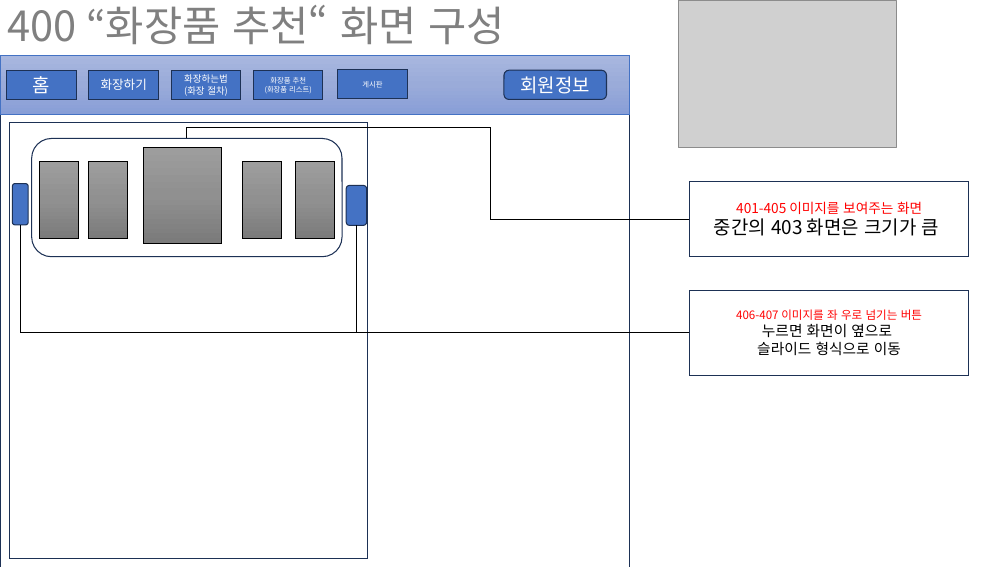
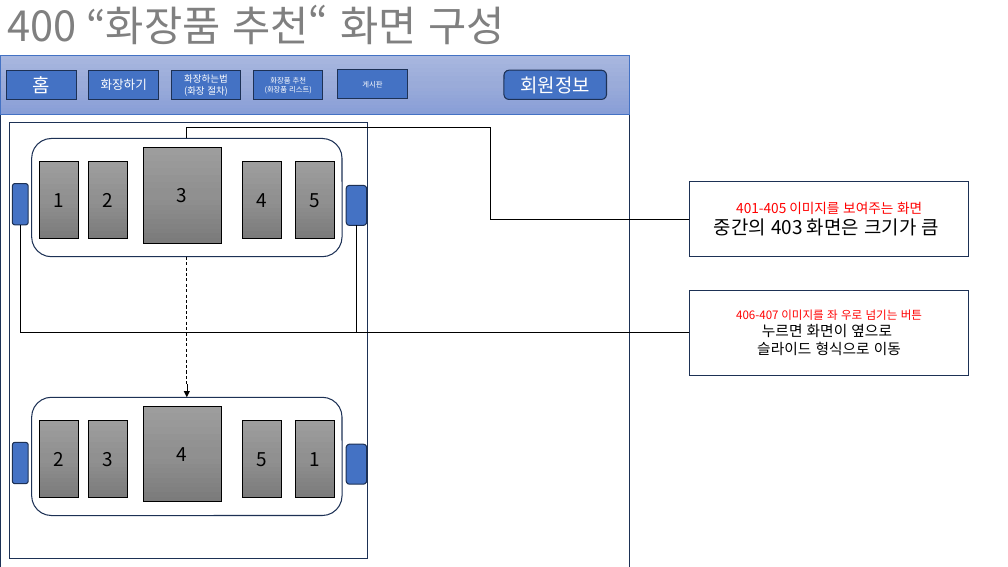
Before and after one commit to hosunghyun/Smart_Makeup_Web, a slide deck: slide 5 of UI프로토타입.pptx. Drawn at 1008x567 pixels with LibreOffice and Linux fonts; fonts in the diff are those of the drawing; grey boxes stand for pictures. Boxes give left, top, right and bottom in pixels: in the first picture for what was removed or moved away, otherwise in the second. Text is boxed around its words. In the diff, an @@ line names an element or a change of style, - is before the commit and + after.

```diff
--- a/UI프로토타입.pptx
+++ b/UI프로토타입.pptx
@@ picture removed at (679,0,896,147) @@
@@ text in rectangle at (54,193,64,207): text added @@
+1
@@ text in rectangle at (103,193,113,207): text added @@
+2
@@ text in rectangle at (177,188,187,202): text added @@
+3
@@ text in rectangle at (256,193,266,207): text added @@
+4
@@ text in rectangle at (309,193,319,207): text added @@
+5
@@ line added from (187, 257) to (187, 384), #000000 0.75 pt dashed @@
@@ arrow added from (187, 384) to (187, 397), #000000 0.5 pt @@
@@ rounded rectangle added at (32,397,343,515), outline #1E3256 1 pt @@
@@ rectangle added at (144,407,222,502), fill gradient #9D9D9D to #909090 to #7C7C7C, outline #000000 0.5 pt, 18 pt, text #000000 @@
+4
@@ rounded rectangle added at (12,442,28,484), fill #4472C4, outline #1E3256 1 pt @@
@@ rectangle added at (39,420,79,498), fill gradient #9D9D9D to #909090 to #7C7C7C, outline #000000 0.5 pt, 18 pt, text #000000 @@
+2
@@ rectangle added at (88,420,128,498), fill gradient #9D9D9D to #909090 to #7C7C7C, outline #000000 0.5 pt, 18 pt, text #000000 @@
+3
@@ rectangle added at (242,420,281,498), fill gradient #9D9D9D to #909090 to #7C7C7C, outline #000000 0.5 pt, 18 pt, text #000000 @@
+5
@@ rectangle added at (295,420,334,498), fill gradient #9D9D9D to #909090 to #7C7C7C, outline #000000 0.5 pt, 18 pt, text #000000 @@
+1
@@ rounded rectangle added at (346,445,367,485), fill #4472C4, outline #1E3256 1 pt @@
```
Also in this commit, not shown: 1 other slide changed.
